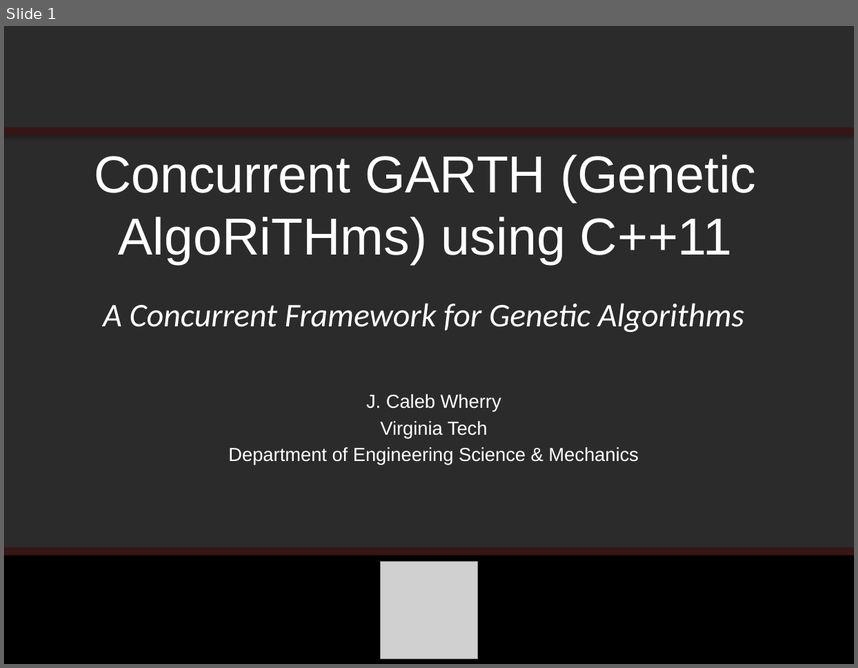
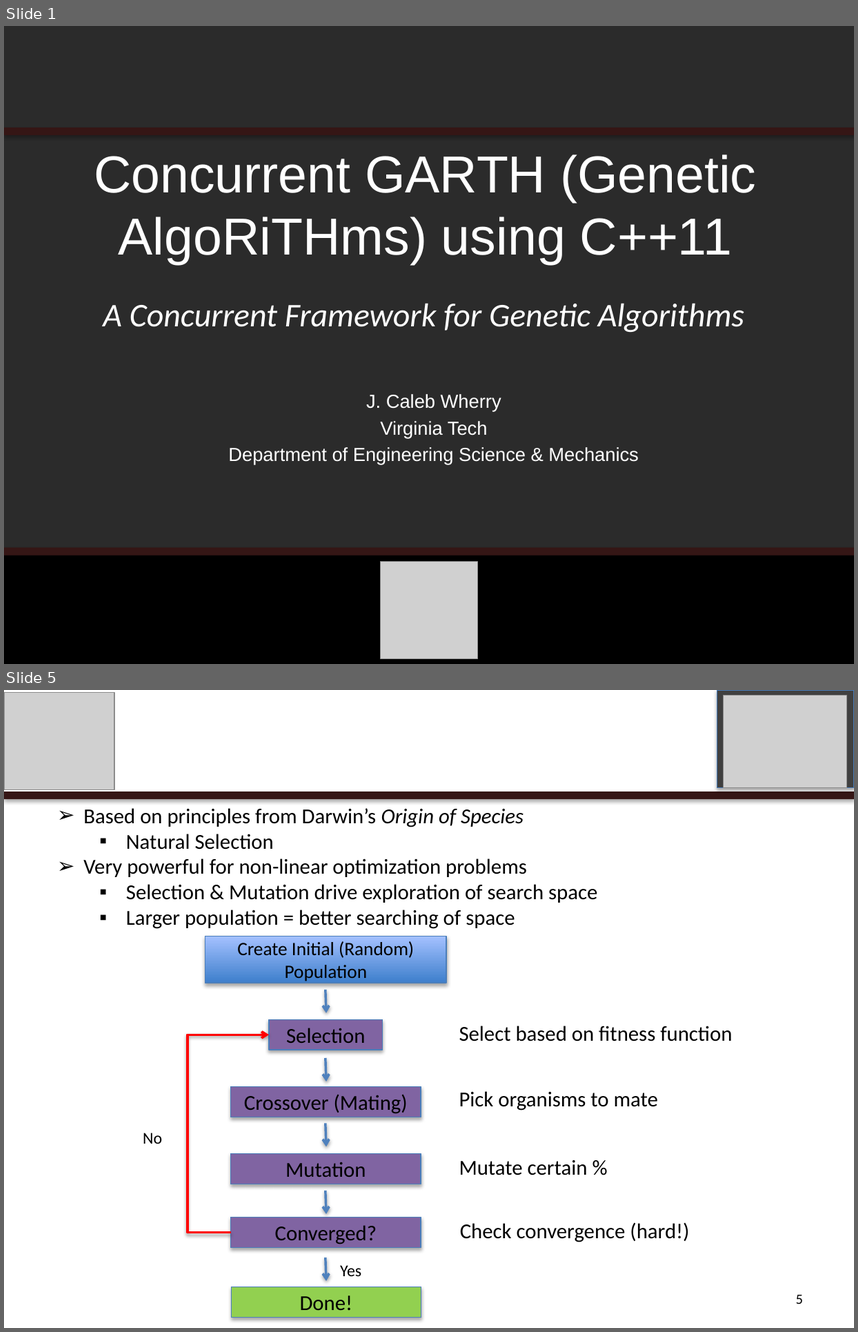
Before and after one commit to calebwherry/Concurrent-GARTH, a slide deck: doc/presentations/VT-CS-5510/Concurrent-GARTH.pptx. Shown one above the other, each under a label of ours: slide 1 before the commit, slides 1 and 5 after it; the slides between them are not shown. The pictures are 858x668 and 858x1332 pixels, drawn with LibreOffice and Linux fonts; fonts in the diff are those of the drawing; grey boxes stand for pictures; background and template pictures are left out; a plain dark background stands for a picture behind light text. Boxes give left, top, right and bottom in pixels: in the first picture for what was removed or moved away, otherwise in the second. Text is boxed around its words. In the diff, an @@ line names an element or a change of style, - is before the commit and + after.

```diff
--- a/doc/presentations/VT-CS-5510/Concurrent-GARTH.pptx
+++ b/doc/presentations/VT-CS-5510/Concurrent-GARTH.pptx
@@ slide 5 added at box(4, 690, 854, 1328), background #FFFFFF; not listed: 1 template element that a slide beside it also shows @@
@@ picture added at box(4, 693, 114, 789) @@
@@ rectangle added at box(717, 690, 854, 788), fill #404040, outline #4B7EBC 0.75 pt @@
@@ picture added at box(723, 695, 846, 788) @@
@@ text added at box(126, 715, 719, 775), 36 pt, text #FFFFFF @@
+Genetic Algorithms
@@ text added at box(83, 808, 597, 929), 18 pt, text #000000 @@
+➢ Based on principles from Darwin’s Origin of Species
+  ▪ Natural Selection
+➢ Very powerful for non-linear optimization problems
+  ▪ Selection & Mutation drive exploration of search space
+  ▪ Larger population = better searching of space
@@ rectangle added at box(205, 936, 446, 983), fill gradient #3F80CE to #A4C4FF, outline #4B7EBC 0.75 pt, 16 pt, text #000000 @@
+Create Initial (Random) Population
@@ arrow added from (326, 989) to (326, 1013), #4F81BD 2 pt @@
@@ rectangle added at box(269, 1020, 383, 1049), fill #8064A2, outline #4B7EBC 0.75 pt, 18 pt, text #000000 @@
+Selection
@@ elbow arrow added from (231, 1232) to (269, 1034), #FF0000 2 pt @@
@@ text added at box(459, 1025, 732, 1041), 18 pt, text #000000 @@
+Select based on fitness function
@@ arrow added from (326, 1058) to (326, 1081), #4F81BD 2 pt @@
@@ rectangle added at box(231, 1086, 421, 1116), fill #8064A2, outline #4B7EBC 0.75 pt, 18 pt, text #000000 @@
+Crossover (Mating)
@@ text added at box(459, 1091, 658, 1110), 18 pt, text #000000 @@
+Pick organisms to mate
@@ arrow added from (326, 1123) to (326, 1147), #4F81BD 2 pt @@
@@ text added at box(143, 1132, 162, 1143), 14 pt, text #000000 @@
+No
@@ rectangle added at box(231, 1153, 421, 1183), fill #8064A2, outline #4B7EBC 0.75 pt, 18 pt, text #000000 @@
+Mutation
@@ text added at box(459, 1160, 588, 1175), 18 pt, text #000000 @@
+Mutate certain %
@@ arrow added from (326, 1190) to (326, 1214), #4F81BD 2 pt @@
@@ rectangle added at box(231, 1217, 421, 1247), fill #8064A2, outline #4B7EBC 0.75 pt, 18 pt, text #000000 @@
+Converged?
@@ text added at box(460, 1222, 689, 1242), 18 pt, text #000000 @@
+Check convergence (hard!)
@@ arrow added from (326, 1257) to (326, 1281), #4F81BD 2 pt @@
@@ text added at box(340, 1265, 361, 1276), 14 pt, text #000000 @@
+Yes
@@ rectangle added at box(231, 1287, 421, 1317), fill #92D050, outline #4B7EBC 0.75 pt, 18 pt, text #000000 @@
+Done!
@@ page number added at box(796, 1294, 803, 1303), 12 pt, text #000000 @@
+5
```
Also in this commit, not shown: 4 slides changed, 5 other slides added, 4 slides removed, 7 other files.
